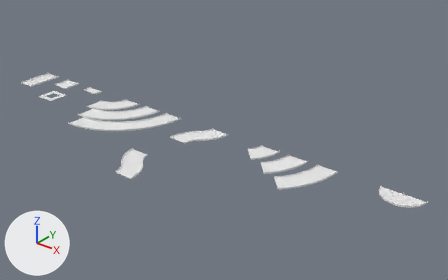
A saved change to the Blender file src/Urho3D/bin/Data/Models/Tracks/racetrack.blend.
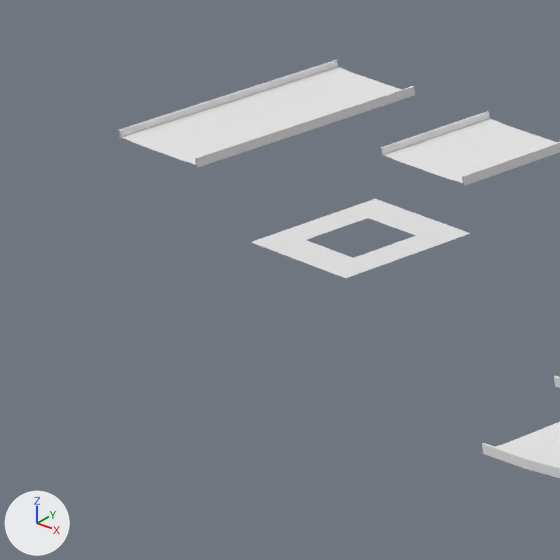
Each version appears first whole from a 50 mm camera at (36.12, -34.31, 23.44) aimed at (6.39, 2.85, 0.4), and next in a close-up on the part from 1% to 17% of the width and 23% to 49% of the height. The axes (+X, +Y, +Z) are drawn at lower left. The lights are the same throughout.

Objects in the first close-up: '1', '11', '2', 'grid'.
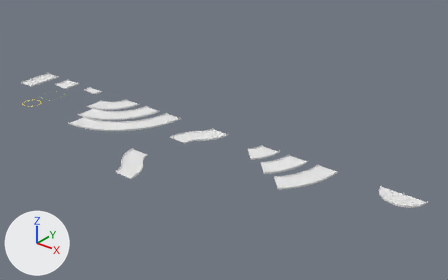
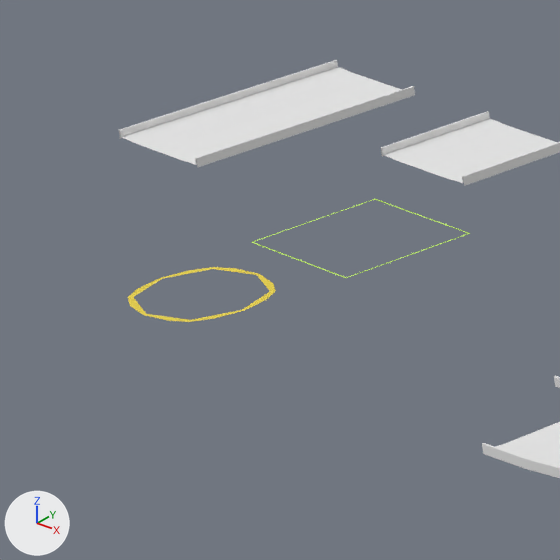
Changed parts and their boxes [x1, y1, x2, y2] in the close-ups (560 x 560 px):
'grid', recoloured, reshaped, moved, modifiers changed (32% narrower, 30% shorter)
    before: [251, 199, 470, 278]
    after: [128, 267, 276, 322]
'square', now drawn
    after: [251, 199, 470, 278]

The edits, one by one:
Material 'Material.001' (mat_material_001) is new.
Its base color is (0.8, 0.638, 0.0894) (yellow #e7d154).
Mesh me_plane_002 is new.
It has 32 vertices, 18 faces and spans x -1.0..1.0, y -1.0..1.0, z 0.0.
It uses material mat_material_001 (yellow #e7d154).
Object 'grid' (ob_grid) now shows me_plane_002 instead of me_plane.
Object 'grid' (ob_grid) moves from (-13.98, 0.58, 0.06) to (-13.98, -1.9, 0.06).
Object 'grid' (ob_grid) gains a CAST modifier named 'Cast'.
Modifier setting: factor = 0.9.
